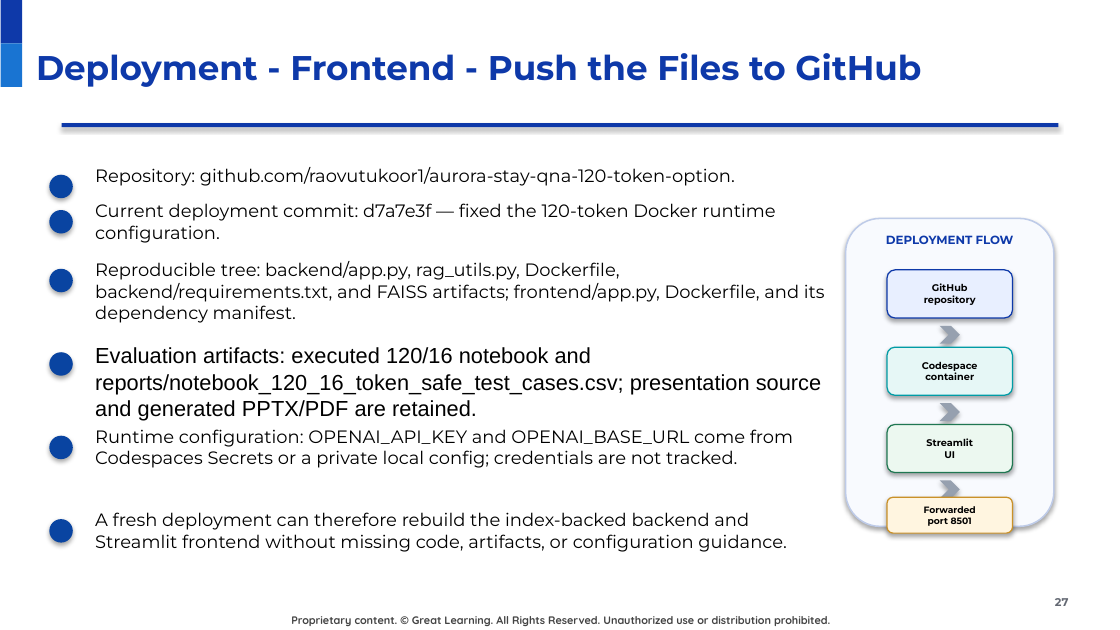
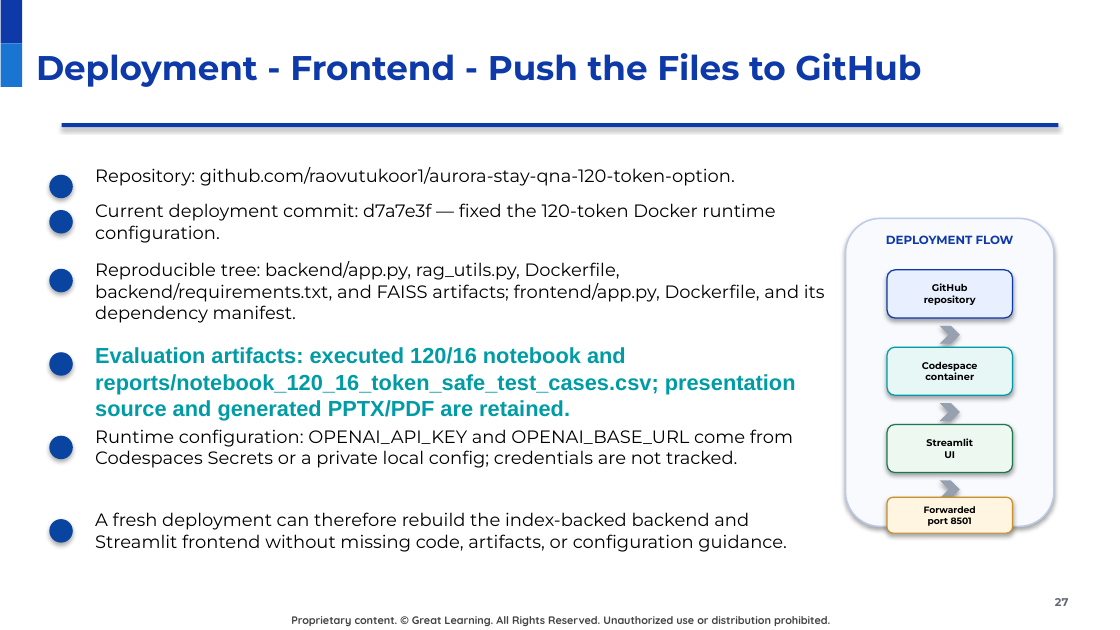
Before and after one commit to raovutukoor1/aurora-stay-qna-120-token-option, a slide deck: slide 27 of presentations/Aurora_Stays_RAG_120_Token_Option.pptx. Drawn at 1120x630 pixels with LibreOffice and Linux fonts; fonts in the diff are those of the drawing; background and template pictures are left out. Boxes give left, top, right and bottom in pixels: in the first picture for what was removed or moved away, otherwise in the second. Text is boxed around its words. In the diff, an @@ line names an element or a change of style, - is before the commit and + after.

Commit message:
Highlight evaluation artifacts on deployment slide

```diff
--- a/presentations/Aurora_Stays_RAG_120_Token_Option.pptx
+++ b/presentations/Aurora_Stays_RAG_120_Token_Option.pptx
@@ text "Evaluation artifacts: executed 120/16 notebook ..." at (95,347,796,421): text colour #000000 to #009CA6, bold on @@
```
Also in this commit, not shown: 1 other file.
